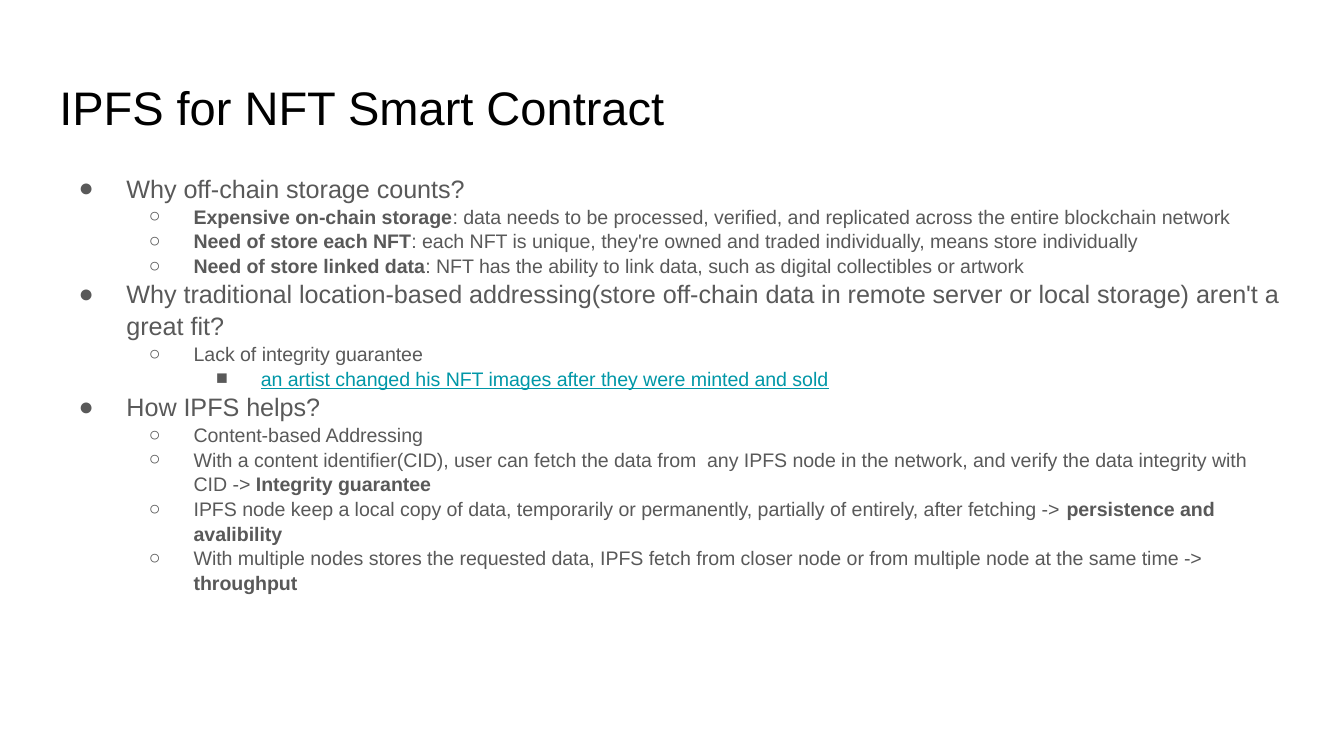
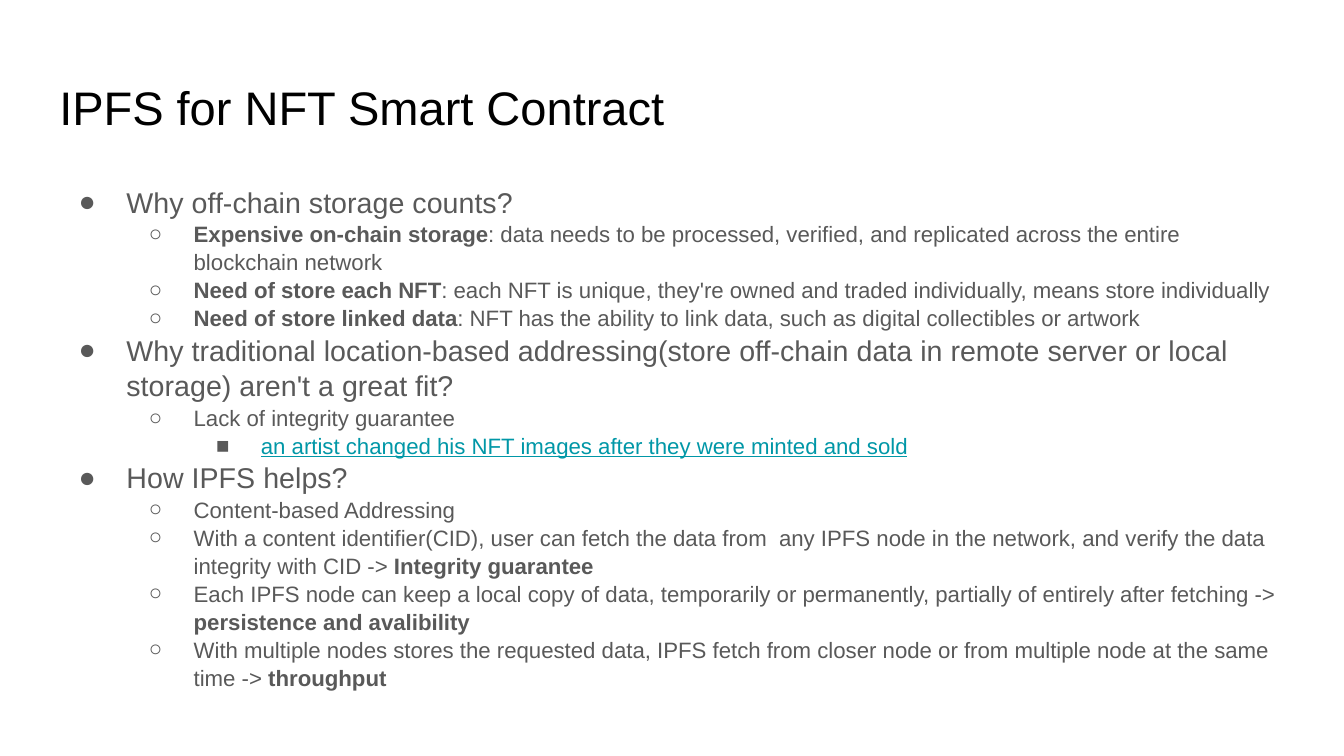
Before and after one commit to quieoo/NFT-Fabric-IPFS, a slide deck: slide 8 of architecture/nft.pptx. Drawn at 1344x756 pixels with LibreOffice and Linux fonts; fonts in the diff are those of the drawing. Boxes give left, top, right and bottom in pixels: in the first picture for what was removed or moved away, otherwise in the second. Text is boxed around its words. In the diff, an @@ line names an element or a change of style, - is before the commit and + after.

Commit message:
ppt update

```diff
--- a/architecture/nft.pptx
+++ b/architecture/nft.pptx
@@ text "Why off-chain storage counts?": place and size @@
-text "Why off-chain storage counts?" at bbox=[126, 179, 1247, 594]
+text "Why off-chain storage counts?" at bbox=[126, 192, 1270, 691]
@@ text at bbox=[126, 192, 1270, 691]: size 13.5 to 15.3 pt in "Why off-chain storage counts?", "Why traditional location-based addressing(store off-chain da ...", "How IPFS helps?"; size 10.5 to 11.9 pt in "Expensive on-chain storage: data needs to be ...", "Need of store each NFT: each NFT ...", "Need of store linked data: NFT has ...", "Lack of integrity guarantee" and 4 more places @@
@@ text at bbox=[194, 586, 1249, 635]: text changed; size 10.5 to 11.9 pt @@
-  ○ IPFS node keep a local copy of data, temporarily or permanently, partially of entirely, after fetching -> persistence and avalibility
+  ○ Each IPFS node can keep a local copy of data, temporarily or permanently, partially of entirely after fetching -> persistence and avalibility
```
Also in this commit, not shown: 2 other slides changed.
